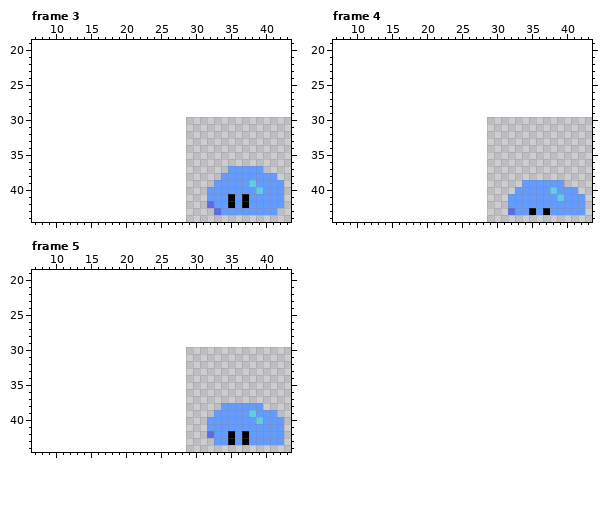
File history of a animated GIF sprite, src/assets/gifs/slime.gif. Above: the version before the commit.
The file is 16x16 pixels, 6 frames. Shown: frame 3: x 7..43, y 19..44; frame 4: x 7..43, y 19..44; frame 5: x 7..43, y 19..44. The old version is drawn lined up with the new one, on the new canvas. The commit also changed other frames, which this record leaves out.
Once edited:
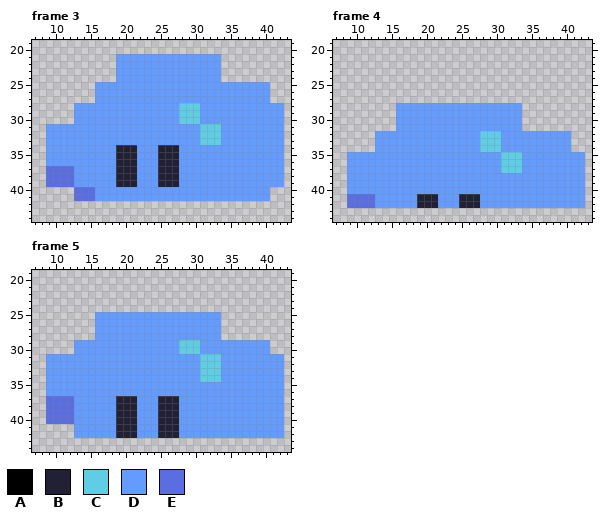
Palette (. is transparent): A #000000  B #222034  C #5fcde4  D #639bff  E #5b6ee1
The exact change:
canvas 16x16 -> 50x50, the old top-left corner now at 29,30
Frame 3:
The edit adds colour B in rows 34 to 39 at x 19 to 21 and 25 to 27.
The edit adds colour C in rows 28 to 30 at x 28 to 30; in rows 31 to 33 at x 31 to 33.
The edit adds colour D in rows 21 to 24 at x 19 to 33; in rows 25 to 27 at x 16 to 40; in rows 28 to 30 at x 13 to 27 and 31 to 42; in rows 31 to 33 at x 9 to 30 and 34 to 42; in rows 34 to 36 at x 9 to 18, 22 to 24 and 28 to 42; in row 37 at x 13 to 18, 22 to 24, 28 to 34 and 40 to 42.
The edit adds colour D in row 38 at x 13 to 18, 22 to 24, 28 to 33 and 42; in row 39 at x 13 to 18, 22 to 24 and 28 to 32; in rows 40 to 41 at x 16 to 31.
Colour A gives way to colour D in row 41 at x 35 and 37.
Colour C gives way to colour D in row 39 at x 38; in row 40 at x 39.
The edit adds colour E in rows 37 to 39 at x 9 to 12; in rows 40 to 41 at x 13 to 15.
Colour A is gone in row 42 at x 35 and 37.
Colour D is gone in rows 40 to 41 at x 41 to 42; in row 42 at x 33 to 34, 36 and 38 to 42; in row 43 at x 34 to 41.
Colour E is gone in row 42 at x 32; in row 43 at x 33.
Frame 4:
The edit adds colour B in rows 41 to 42 at x 19 to 21 and 25 to 27.
The edit adds colour C in rows 32 to 34 at x 28 to 30; in rows 35 to 37 at x 31 to 33.
The edit adds colour D in rows 28 to 31 at x 16 to 33; in rows 32 to 34 at x 13 to 27 and 31 to 40; in rows 35 to 37 at x 9 to 30 and 34 to 42; in row 38 at x 9 to 42; in row 39 at x 9 to 33 and 40 to 42; in row 40 at x 9 to 32 and 42.
The edit adds colour D in rows 41 to 42 at x 13 to 18, 22 to 24 and 28 to 31.
Colour C gives way to colour D in row 40 at x 38; in row 41 at x 39.
The edit adds colour E in rows 41 to 42 at x 9 to 12.
Colour A is gone in row 43 at x 35 and 37.
Colour D is gone in row 43 at x 33 to 34, 36 and 38 to 42.
Colour E is gone in row 43 at x 32.
Frame 5:
The edit adds colour B in rows 37 to 42 at x 19 to 21 and 25 to 27.
The edit adds colour C in rows 29 to 30 at x 28 to 30; in rows 31 to 34 at x 31 to 33.
The edit adds colour D in rows 25 to 28 at x 16 to 33; in rows 29 to 30 at x 13 to 27 and 31 to 40; in rows 31 to 34 at x 9 to 30 and 34 to 42; in rows 35 to 36 at x 9 to 42; in row 37 at x 13 to 18, 22 to 24 and 28 to 42; in row 38 at x 13 to 18, 22 to 24, 28 to 33 and 40 to 42.
The edit adds colour D in row 39 at x 13 to 18, 22 to 24, 28 to 32 and 42; in rows 40 to 42 at x 13 to 18, 22 to 24 and 28 to 31.
Colour A gives way to colour D in row 42 at x 35 and 37.
Colour C gives way to colour D in row 39 at x 38; in row 40 at x 39.
Colour E gives way to colour D in row 42 at x 32.
The edit adds colour E in rows 37 to 40 at x 9 to 12.
Colour A is gone in row 43 at x 35 and 37.
Colour D is gone in row 43 at x 33 to 34, 36 and 38 to 42.
